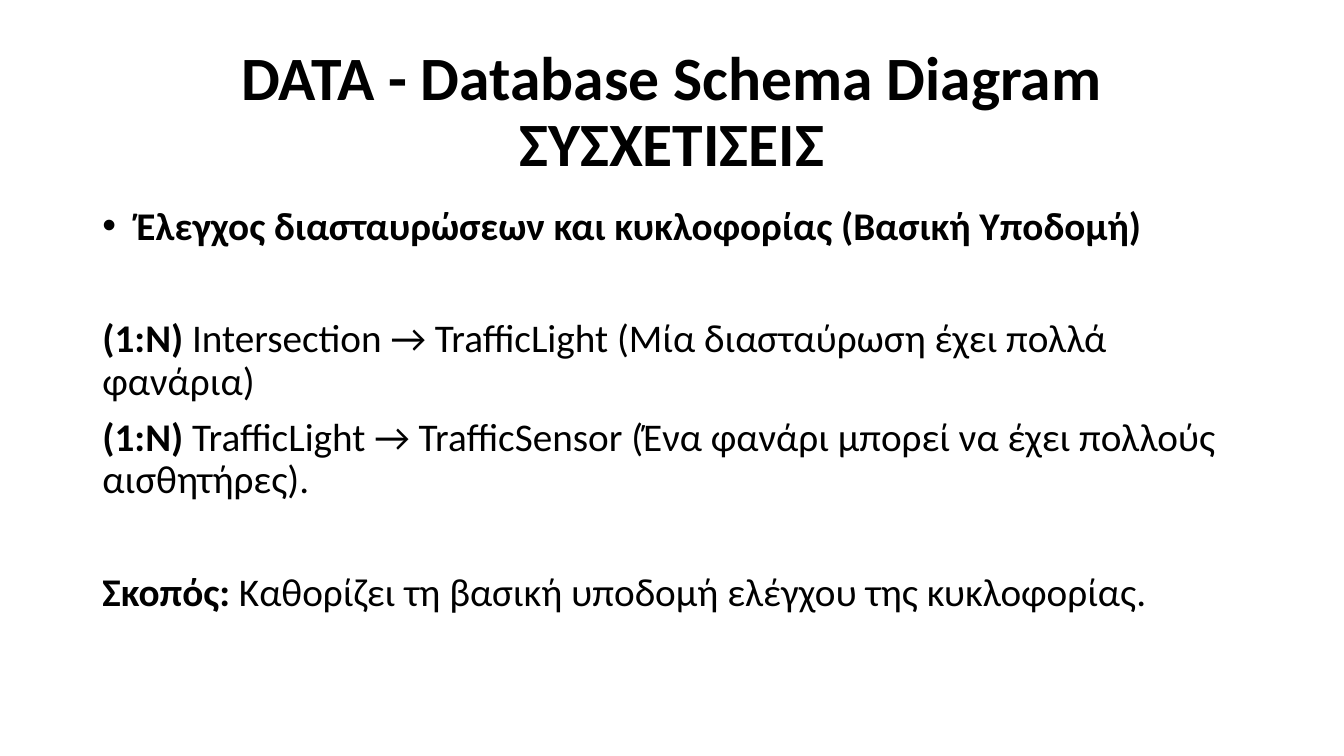
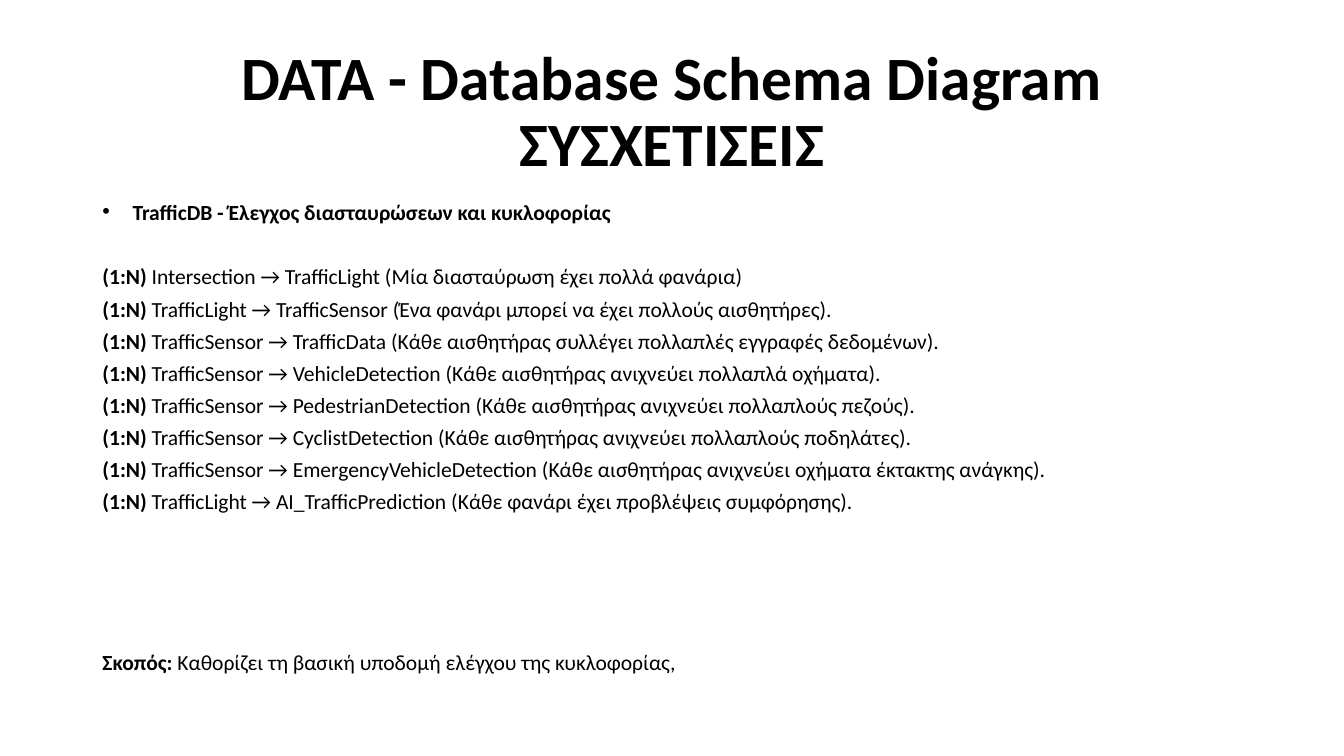
Before and after one commit to Ath21/STL_Drive, a slide deck: slide 23 of Presentation.pptx. Drawn at 1344x756 pixels with LibreOffice and Linux fonts; fonts in the diff are those of the drawing. Boxes give left, top, right and bottom in pixels: in the first picture for what was removed or moved away, otherwise in the second. Text is boxed around its words. In the diff, an @@ line names an element or a change of style, - is before the commit and + after.

```diff
--- a/Presentation.pptx
+++ b/Presentation.pptx
@@ text at bbox=[133, 204, 611, 224]: text changed; size 28 to 15.4 pt @@
-• Έλεγχος διασταυρώσεων και κυκλοφορίας (Βασική Υποδομή)
+• TrafficDB - Έλεγχος διασταυρώσεων και κυκλοφορίας
@@ text at bbox=[102, 268, 831, 321]: size 28 to 15.4 pt in "(1:Ν) Intersection → TrafficLight (Μία διασταύρωση έχει ...", "(1:Ν) TrafficLight → TrafficSensor (Ένα φανάρι μπορεί ..."; line spacing 0.9 to 0.7 @@
@@ text at bbox=[102, 333, 1045, 674]: text changed; size 28 to 15.4 pt @@
-Σκοπός: Καθορίζει τη βασική υποδομή ελέγχου της κυκλοφορίας.
+(1:N) TrafficSensor → TrafficData (Κάθε αισθητήρας συλλέγει πολλαπλές εγγραφές δεδομένων).
+(1:N) TrafficSensor → VehicleDetection (Κάθε αισθητήρας ανιχνεύει πολλαπλά οχήματα).
+(1:N) TrafficSensor → PedestrianDetection (Κάθε αισθητήρας ανιχνεύει πολλαπλούς πεζούς).
+(1:N) TrafficSensor → CyclistDetection (Κάθε αισθητήρας ανιχνεύει πολλαπλούς ποδηλάτες).
+(1:N) TrafficSensor → EmergencyVehicleDetection (Κάθε αισθητήρας ανιχνεύει οχήματα έκτακτης ανάγκης).
+(1:N) TrafficLight → AI_TrafficPrediction (Κάθε φανάρι έχει προβλέψεις συμφόρησης).
+Σκοπός: Καθορίζει τη βασική υποδομή ελέγχου της κυκλοφορίας,
```
Also in this commit, not shown: 7 other slides changed, 4 slides added, 6 slides removed, 6 other files.
